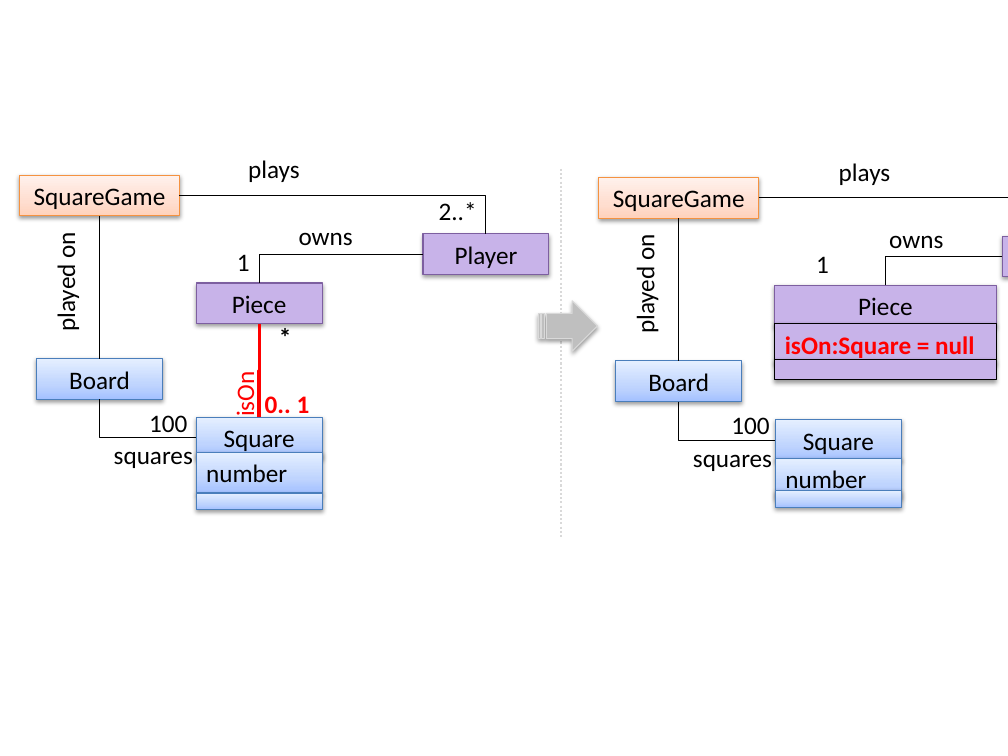
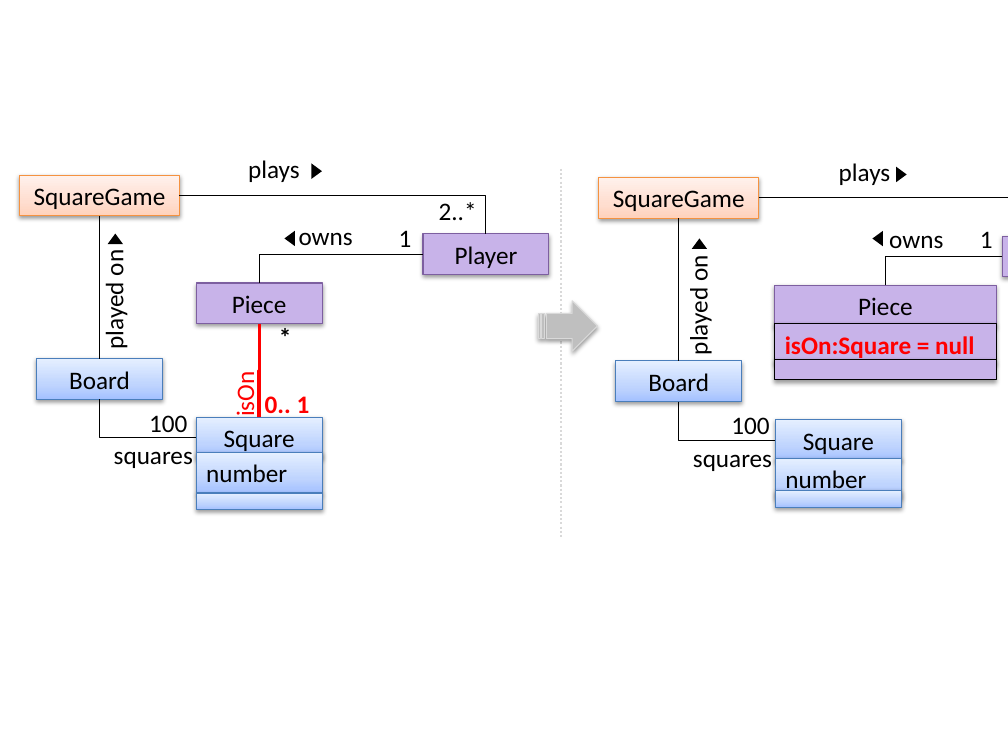
Before and after one commit to se-edu/se-book, a slide deck: slide 1 of diagrams/uml/classDiagrams/associationsAsAttributes/squareMultiplicity.pptx. Drawn at 1008x756 pixels with LibreOffice and Linux fonts; fonts in the diff are those of the drawing. Boxes give left, top, right and bottom in pixels: in the first picture for what was removed or moved away, otherwise in the second. Text is boxed around its words. In the diff, an @@ line names an element or a change of style, - is before the commit and + after.

```diff
--- a/diagrams/uml/classDiagrams/associationsAsAttributes/squareMultiplicity.pptx
+++ b/diagrams/uml/classDiagrams/associationsAsAttributes/squareMultiplicity.pptx
@@ triangle added at (311,164,321,179), fill #000000 @@
@@ triangle added at (897,167,907,182), fill #000000 @@
@@ text "played on": place and size @@
-text "played on" at (51,234,82,329)
+text "played on" at (100,252,131,347)
@@ triangle added at (108,234,123,244), fill #000000 @@
@@ triangle added at (285,230,295,245), fill #000000 @@
@@ text "1": place and size @@
-text "1" at (237,254,250,271)
+text "1" at (399,230,412,247)
@@ text "played on": place and size @@
-text "played on" at (630,236,661,331)
+text "played on" at (684,257,715,353)
@@ triangle added at (691,239,707,249), fill #000000 @@
@@ triangle added at (872,230,883,245), fill #000000 @@
@@ text "1": place and size @@
-text "1" at (816,256,829,273)
+text "1" at (980,231,993,248)
```
Also in this commit, not shown: 1 other file.
